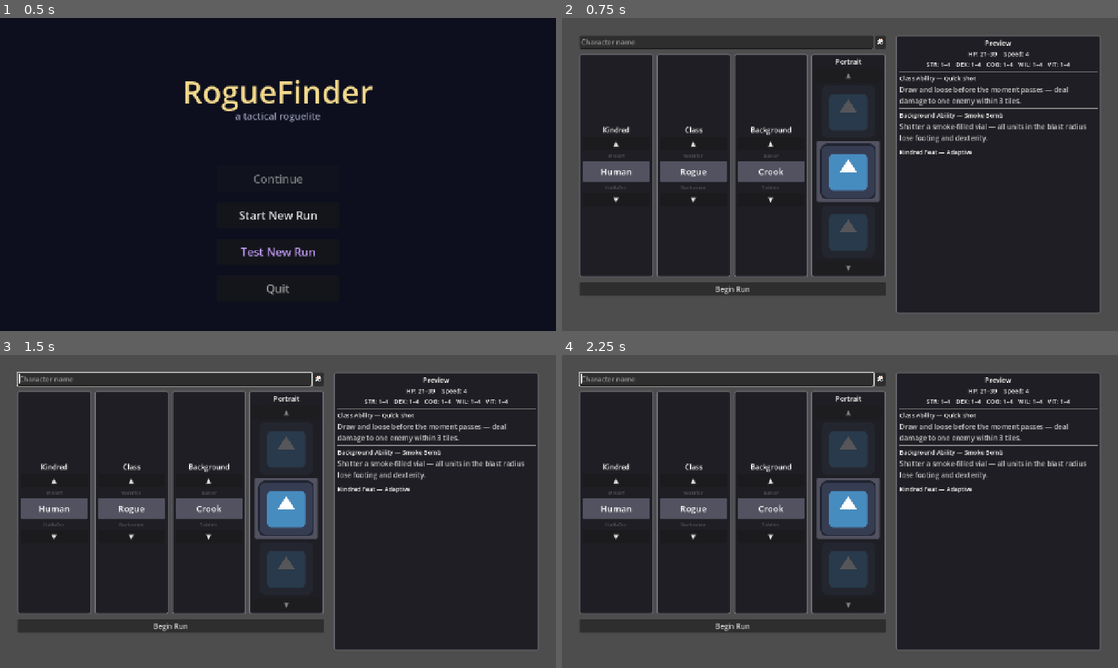
Above: before the commit, frames 1-4 (two rows, left to right).
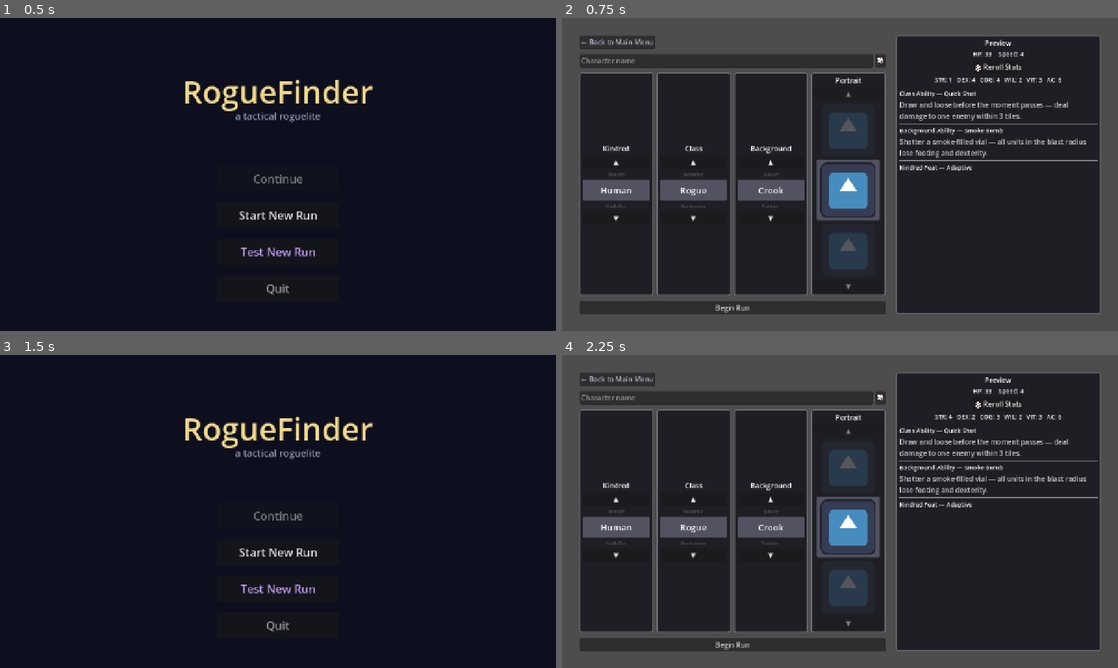
Above: after the commit, the same moments.

Repository: caleb-the-dev/RogueFinder
Game: Godot game, scene res://main.tscn
Two runs of this game, one before a commit and one after it. Both use one fixed random seed, a clock stepped at 60 frames per second and the inputs below. The engine's default icon, where the game draws it, is replaced by a stand-in: a white triangle on a blue panel in a dark square.
Inputs (mouse positions are in pixels of both pictures, inside the frame that each line leads up to):
- Up to frame 1 (0.5 s): no input
- Up to frame 2 (0.75 s): click "Start New Run" at 0.5 s
- Up to frame 3 (1.5 s): click (55, 380) at 1.25 s, where only the run after the commit has a clickable "← Back to Main Menu"
- Up to frame 4 (2.25 s): click (840, 552) at 2 s, where only the run after the commit has a clickable "Start New Run"

Frame 1 is identical in both runs. In frame 2, 19% of the frame differs, in the area x 3-97%, y 5-95%; in frame 3, 42%, in the area x 0-100%, y 0-100%; in frame 4, 19%.

Commit message:
feat(creation): add Back button and Reroll Stats, show concrete rolled values
Back button — left column has "← Back to Main Menu" that returns to
MainMenu without mutating save state. To make Back a true cancel,
delete_save() + reset() moved from MainMenuManager._on_new_run()
into CharacterCreationManager._on_confirm(). Existing save survives
any abandoned creation attempt.

Stat reroll — stats are now rolled at _ready() and shown concrete in
the preview panel (HP from rolled VIT; STR/DEX/COG/WIL/VIT/AC as
rolled values). 🎲 Reroll Stats button inside the preview rerolls.
The previewed stats are the persisted stats — _build_pc() now takes
an optional rolled_stats dict which, when populated, is used
verbatim. Empty dict preserves the original internal-roll behavior
for existing callers + the Test New Run button.

Tests — 2 new headless cases (11 total) cover both the verbatim path
and the back-compat internal-roll fallback.

Co-Authored-By: Claude Opus 4.7 <noreply@anthropic.com>

Diff:
--- a/rogue-finder/scripts/ui/CharacterCreationManager.gd
+++ b/rogue-finder/scripts/ui/CharacterCreationManager.gd
@@ -6,7 +6,8 @@
 ## background, and portrait. Builds CombatantData and hands off to MapScene.
 ## B2: inline slot-wheel columns. B3 will extract these into a reusable Dial component.
 
-const MAP_SCENE_PATH := "res://scenes/map/MapScene.tscn"
+const MAP_SCENE_PATH       := "res://scenes/map/MapScene.tscn"
+const MAIN_MENU_SCENE_PATH := "res://scenes/ui/MainMenuScene.tscn"
 
 var _kindred_ids:   Array[String] = []
 var _class_ids:     Array[String] = []
@@ -20,9 +21,20 @@
 var _class_idx:   int = 0
 var _bg_idx:      int = 0
 
+## Rolled attributes — seeded once in `_ready()`, re-seeded by the Reroll Stats
+## button, and handed to `_build_pc()` at confirm time so the stats the player
+## saw are the stats that persist. Keys: str / dex / cog / wil / vit / armor.
+var _rolled_stats: Dictionary = {}
+
 # Preview panel label refs — populated in _build_preview_panel(), pushed by _calc_preview().
 var _preview_hp_lbl:        Label = null
 var _preview_speed_lbl:     Label = null
+var _preview_str_lbl:       Label = null
+var _preview_dex_lbl:       Label = null
+var _preview_cog_lbl:       Label = null
+var _preview_wil_lbl:       Label = null
+var _preview_vit_lbl:       Label = null
+var _preview_ac_lbl:        Label = null
 var _preview_class_name:    Label = null
 var _preview_class_desc:    Label = null
 var _preview_bg_name:       Label = null
@@ -31,6 +43,7 @@
 
 func _ready() -> void:
 	_load_data()
+	_roll_stats()
 	_build_ui()
 
 func _load_data() -> void:
@@ -71,7 +84,14 @@
 	right_col.size_flags_stretch_ratio = 2.0
 	body.add_child(right_col)
 
-	# --- Left column: name row + dial row + Begin Run ---
+	# --- Left column: back · name row · dials · Begin Run ---
+	var back_btn := Button.new()
+	back_btn.text = "← Back to Main Menu"
+	back_btn.add_theme_color_override("font_color", Color(0.7, 0.7, 0.8))
+	back_btn.size_flags_horizontal = Control.SIZE_SHRINK_BEGIN
+	back_btn.pressed.connect(_on_back)
+	left_col.add_child(back_btn)
+
 	var name_row := HBoxContainer.new()
 	left_col.add_child(name_row)
 	_name_field = LineEdit.new()
@@ -281,7 +301,7 @@
 	header_lbl.add_theme_font_size_override("font_size", 16)
 	col.add_child(header_lbl)
 
-	# Top strip: HP range · Speed
+	# Top strip: HP · Speed (both concrete since stats are rolled at _ready())
 	var stats_row := HBoxContainer.new()
 	stats_row.add_theme_constant_override("separation", 16)
 	stats_row.alignment = BoxContainer.ALIGNMENT_CENTER
@@ -292,17 +312,31 @@
 	stats_row.add_child(_preview_hp_lbl)
 	stats_row.add_child(_preview_speed_lbl)
 
-	# Attributes row — all five roll 1–4 at creation regardless of picks.
+	# Reroll button — re-rolls _rolled_stats and pushes new values into labels.
+	var reroll_btn := Button.new()
+	reroll_btn.text = "🎲 Reroll Stats"
+	reroll_btn.size_flags_horizontal = Control.SIZE_SHRINK_CENTER
+	reroll_btn.pressed.connect(_on_reroll_stats)
+	col.add_child(reroll_btn)
+
+	# Attributes row — concrete values from _rolled_stats (seeded in _ready()).
 	var attr_row := HBoxContainer.new()
-	attr_row.add_theme_constant_override("separation", 12)
+	attr_row.add_theme_constant_override("separation", 10)
 	attr_row.alignment = BoxContainer.ALIGNMENT_CENTER
 	col.add_child(attr_row)
 
-	attr_row.add_child(_make_stat_label("STR: 1–4"))
-	attr_row.add_child(_make_stat_label("DEX: 1–4"))
-	attr_row.add_child(_make_stat_label("COG: 1–4"))
-	attr_row.add_child(_make_stat_label("WIL: 1–4"))
-	attr_row.add_child(_make_stat_label("VIT: 1–4"))
+	_preview_str_lbl = _make_stat_label("STR: —")
+	_preview_dex_lbl = _make_stat_label("DEX: —")
+	_preview_cog_lbl = _make_stat_label("COG: —")
+	_preview_wil_lbl = _make_stat_label("WIL: —")
+	_preview_vit_lbl = _make_stat_label("VIT: —")
+	_preview_ac_lbl  = _make_stat_label("AC: —")
+	attr_row.add_child(_preview_str_lbl)
+	attr_row.add_child(_preview_dex_lbl)
+	attr_row.add_child(_preview_cog_lbl)
+	attr_row.add_child(_preview_wil_lbl)
+	attr_row.add_child(_preview_vit_lbl)
+	attr_row.add_child(_preview_ac_lbl)
 
 	col.add_child(HSeparator.new())
 
@@ -345,6 +379,27 @@
 
 func _on_pick_changed() -> void:
 	_calc_preview()
+
+## Fills `_rolled_stats` with fresh 1–4 attribute rolls and a 4–8 armor roll.
+## Called from `_ready()` (initial seed) and from the Reroll button.
+func _roll_stats() -> void:
+	var rng := RandomNumberGenerator.new()
+	rng.randomize()
+	_rolled_stats = {
+		"str":   rng.randi_range(1, 4),
+		"dex":   rng.randi_range(1, 4),
+		"cog":   rng.randi_range(1, 4),
+		"wil":   rng.randi_range(1, 4),
+		"vit":   rng.randi_range(1, 4),
+		"armor": rng.randi_range(4, 8),
+	}
+
+func _on_reroll_stats() -> void:
+	_roll_stats()
+	_calc_preview()
+
+func _on_back() -> void:
+	get_tree().change_scene_to_file(MAIN_MENU_SCENE_PATH)
 
 func _on_dice_name() -> void:
 	var kindred_id: String = _kindred_ids[_kindred_idx] if not _kindred_ids.is_empty() else ""
@@ -354,18 +409,25 @@
 		return
 	_name_field.text = pool[randi() % pool.size()]
 
+## Commit point — this is where the old save is nuked and a fresh run begins.
+## MainMenuManager._on_new_run() intentionally leaves save state alone so the
+## player can hit Back without losing an existing run.
 func _on_confirm() -> void:
 	var kindred_id: String  = _kindred_ids[_kindred_idx] if not _kindred_ids.is_empty() else ""
 	var class_id: String    = _class_ids[_class_idx]     if not _class_ids.is_empty()   else ""
 	var bg_id: String       = _bg_ids[_bg_idx]           if not _bg_ids.is_empty()      else ""
 	var portrait_id: String = _portrait_ids[0]           if not _portrait_ids.is_empty() else ""
-	var pc := _build_pc(_name_field.text, kindred_id, class_id, bg_id, portrait_id)
+
+	GameState.delete_save()
+	GameState.reset()
+	var pc := _build_pc(_name_field.text, kindred_id, class_id, bg_id, portrait_id, _rolled_stats)
 	GameState.party.append(pc)
 	get_tree().change_scene_to_file(MAP_SCENE_PATH)
 
-## Computes the live preview values for the current dial selections and pushes
-## them into the preview panel labels. Returns the same data as a Dictionary so
-## a future CharacterCreationPreview component can consume it without a live UI.
+## Computes the live preview values for the current dial selections + the
+## currently-rolled stats, and pushes them into the preview panel labels.
+## Returns the same data as a Dictionary so a future CharacterCreationPreview
+## component can consume it without a live UI.
 func _calc_preview() -> Dictionary:
 	var kindred_id: String = _kindred_ids[_kindred_idx] if not _kindred_ids.is_empty() else ""
 	var class_id: String   = _class_ids[_class_idx]     if not _class_ids.is_empty()   else ""
@@ -373,10 +435,10 @@
 
 	var hp_bonus: int    = KindredLibrary.get_hp_bonus(kindred_id)
 	var speed_bonus: int = KindredLibrary.get_speed_bonus(kindred_id)
-	# VIT rolls 1–4 at creation; hp_max = 10 + kindred_hp_bonus + VIT × 6 (see CombatantData).
-	var hp_min: int = 10 + hp_bonus + 1 * 6
-	var hp_max: int = 10 + hp_bonus + 4 * 6
-	var speed: int  = 1 + speed_bonus
+	var vit: int = int(_rolled_stats.get("vit", 1))
+	# hp_max = 10 + kindred_hp_bonus + VIT × 6 (see CombatantData).
+	var hp: int    = 10 + hp_bonus + vit * 6
+	var speed: int = 1 + speed_bonus
 
 	var class_ab_id: String = ClassLibrary.get_class_data(class_id).starting_ability_id
 	var bg_ab_id: String    = BackgroundLibrary.get_background(bg_id).starting_ability_id
@@ -385,10 +447,9 @@
 	var feat_name: String = KindredLibrary.get_feat_name(kindred_id)
 
 	var data := {
-		"hp_min": hp_min,
-		"hp_max": hp_max,
+		"hp": hp,
 		"speed": speed,
-		"stats_range": "1–4",
+		"stats": _rolled_stats.duplicate(),
 		"class_ability_name": class_ab.ability_name,
 		"class_ability_desc": class_ab.description,
 		"bg_ability_name":    bg_ab.ability_name,
@@ -397,8 +458,14 @@
 	}
 
 	if _preview_hp_lbl != null:
-		_preview_hp_lbl.text    = "HP: %d–%d" % [hp_min, hp_max]
+		_preview_hp_lbl.text    = "HP: %d" % hp
 		_preview_speed_lbl.text = "Speed: %d" % speed
+		_preview_str_lbl.text   = "STR: %d" % int(_rolled_stats.get("str",   1))
+		_preview_dex_lbl.text   = "DEX: %d" % int(_rolled_stats.get("dex",   1))
+		_preview_cog_lbl.text   = "COG: %d" % int(_rolled_stats.get("cog",   1))
+		_preview_wil_lbl.text   = "WIL: %d" % int(_rolled_stats.get("wil",   1))
+		_preview_vit_lbl.text   = "VIT: %d" % vit
+		_preview_ac_lbl.text    = "AC: %d"  % int(_rolled_stats.get("armor", 4))
 		_preview_class_name.text = "Class Ability — %s" % class_ab.ability_name
 		_preview_class_desc.text = class_ab.description
 		_preview_bg_name.text    = "Background Ability — %s" % bg_ab.ability_name
@@ -409,8 +476,13 @@
 
 ## Builds a CombatantData for the PC from the given picks.
 ## Static so unit tests can call it without a live scene.
+## `rolled_stats` (optional) — dict with keys str/dex/cog/wil/vit/armor. When
+## empty, rolls fresh internally (tests rely on this path). When populated,
+## uses the provided values verbatim so the manager's pre-rolled + shown
+## stats become the persisted stats.
 static func _build_pc(char_name: String, kindred_id: String, class_id: String,
-		bg_id: String, _portrait_id: String) -> CombatantData:
+		bg_id: String, _portrait_id: String,
+		rolled_stats: Dictionary = {}) -> CombatantData:
 	var rng := RandomNumberGenerator.new()
 	rng.randomize()
 	var d := CombatantData.new()
@@ -429,12 +501,20 @@
 		d.ability_pool.append(class_ab)
 	if bg_ab != "" and not d.ability_pool.has(bg_ab):
 		d.ability_pool.append(bg_ab)
-	d.strength       = rng.randi_range(1, 4)
-	d.dexterity      = rng.randi_range(1, 4)
-	d.cognition      = rng.randi_range(1, 4)
-	d.willpower      = rng.randi_range(1, 4)
-	d.vitality       = rng.randi_range(1, 4)
-	d.armor_defense  = rng.randi_range(4, 8)
+	if rolled_stats.is_empty():
+		d.strength       = rng.randi_range(1, 4)
+		d.dexterity      = rng.randi_range(1, 4)
+		d.cognition      = rng.randi_range(1, 4)
+		d.willpower      = rng.randi_range(1, 4)
+		d.vitality       = rng.randi_range(1, 4)
+		d.armor_defense  = rng.randi_range(4, 8)
+	else:
+		d.strength       = int(rolled_stats.get("str",   1))
+		d.dexterity      = int(rolled_stats.get("dex",   1))
+		d.cognition      = int(rolled_stats.get("cog",   1))
+		d.willpower      = int(rolled_stats.get("wil",   1))
+		d.vitality       = int(rolled_stats.get("vit",   1))
+		d.armor_defense  = int(rolled_stats.get("armor", 4))
 	d.qte_resolution = 0.5
 	d.current_hp     = d.hp_max
 	d.current_energy = d.energy_max
--- a/rogue-finder/scripts/ui/MainMenuManager.gd
+++ b/rogue-finder/scripts/ui/MainMenuManager.gd
@@ -75,9 +75,11 @@
 	GameState.load_save()
 	get_tree().change_scene_to_file(MAP_SCENE_PATH)
 
+## Routes to character creation. Save is NOT deleted here — the player can
+## hit Back on the creation screen without nuking their existing run. The
+## commit point is `CharacterCreationManager._on_confirm()` which resets
+## state before building the PC.
 func _on_new_run() -> void:
-	GameState.delete_save()
-	GameState.reset()
 	get_tree().change_scene_to_file(CREATION_SCENE_PATH)
 
 ## Dev shortcut — skip character creation and seed `GameState.party` with 3
--- a/rogue-finder/tests/test_character_creation.gd
+++ b/rogue-finder/tests/test_character_creation.gd
@@ -15,6 +15,8 @@
 	test_ability_pool_superset_of_slots()
 	test_ability_pool_deduplicated()
 	test_hp_and_energy_seeded_at_max()
+	test_build_pc_uses_rolled_stats_when_provided()
+	test_build_pc_rolls_internally_when_stats_empty()
 	print("=== All character creation tests passed ===")
 
 func test_archetype_and_player_flag() -> void:
@@ -87,3 +89,30 @@
 	assert(pc.current_energy == pc.energy_max,
 		"current_energy must equal energy_max (got %d, max %d)" % [pc.current_energy, pc.energy_max])
 	print("  PASS test_hp_and_energy_seeded_at_max")
+
+func test_build_pc_uses_rolled_stats_when_provided() -> void:
+	# When the manager has pre-rolled stats (via Reroll button), _build_pc must
+	# honor them exactly so "what you see is what you get" at the commit point.
+	var stats := {"str": 4, "dex": 3, "cog": 2, "wil": 1, "vit": 4, "armor": 7}
+	var pc := CharacterCreationManager._build_pc("Tess", "Human", "wizard", "crook", "portrait_human_f", stats)
+	assert(pc.strength      == 4, "strength must use rolled 4, got %d" % pc.strength)
+	assert(pc.dexterity     == 3, "dexterity must use rolled 3, got %d" % pc.dexterity)
+	assert(pc.cognition     == 2, "cognition must use rolled 2, got %d" % pc.cognition)
+	assert(pc.willpower     == 1, "willpower must use rolled 1, got %d" % pc.willpower)
+	assert(pc.vitality      == 4, "vitality must use rolled 4, got %d" % pc.vitality)
+	assert(pc.armor_defense == 7, "armor_defense must use rolled 7, got %d" % pc.armor_defense)
+	print("  PASS test_build_pc_uses_rolled_stats_when_provided")
+
+func test_build_pc_rolls_internally_when_stats_empty() -> void:
+	# Back-compat path: omitting the rolled_stats param must still produce a
+	# valid PC with stats in the 1–4 range (existing callers + Test New Run
+	# button rely on this — Test New Run does its own randomization per member).
+	var pc := CharacterCreationManager._build_pc("Tess", "Human", "wizard", "crook", "portrait_human_f")
+	assert(pc.strength  >= 1 and pc.strength  <= 4, "strength out of range: %d" % pc.strength)
+	assert(pc.dexterity >= 1 and pc.dexterity <= 4, "dexterity out of range: %d" % pc.dexterity)
+	assert(pc.cognition >= 1 and pc.cognition <= 4, "cognition out of range: %d" % pc.cognition)
+	assert(pc.willpower >= 1 and pc.willpower <= 4, "willpower out of range: %d" % pc.willpower)
+	assert(pc.vitality  >= 1 and pc.vitality  <= 4, "vitality out of range: %d" % pc.vitality)
+	assert(pc.armor_defense >= 4 and pc.armor_defense <= 8,
+		"armor_defense out of range: %d" % pc.armor_defense)
+	print("  PASS test_build_pc_rolls_internally_when_stats_empty")
Not shown, changed: claude.md
Not shown, changed: docs/map_directories/hud_system.md
Not shown, changed: docs/map_directories/map.md
